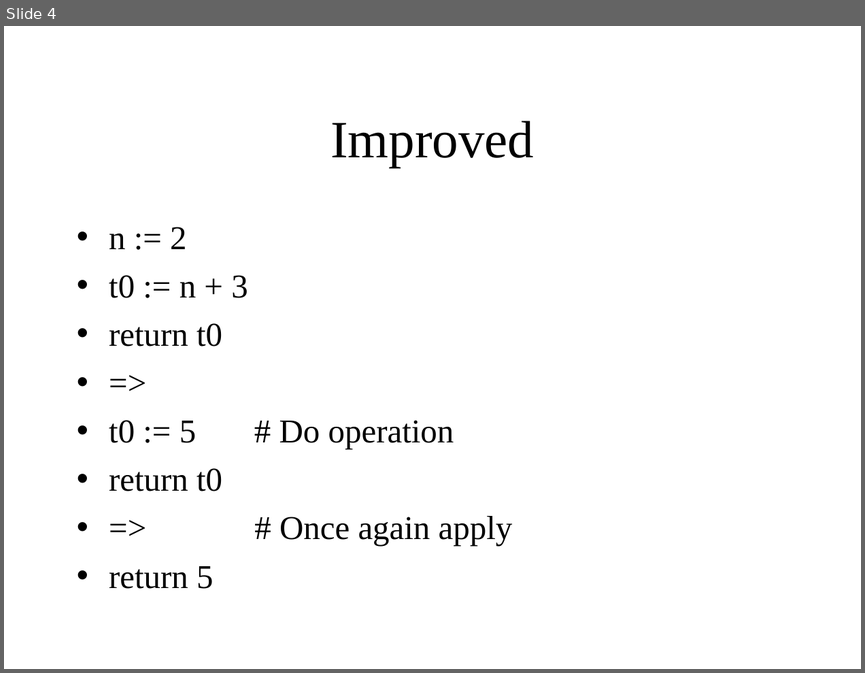
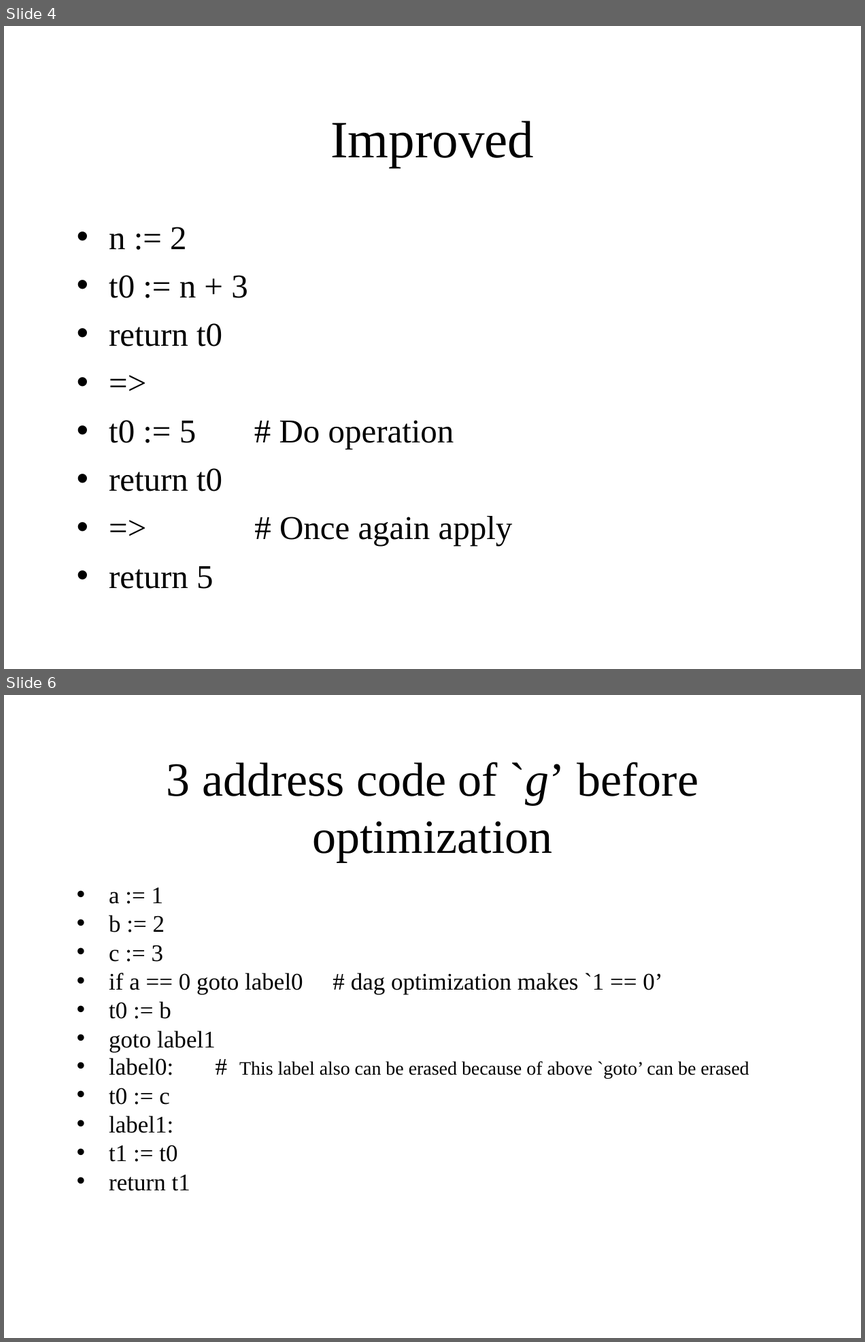
Before and after one commit to KeiHasegawa/hcc1_doc_ppt, a slide deck: 07_opt_imp_e.ppt. Shown one above the other, each under a label of ours: slide 4 before the commit, slides 4 and 6 after it; the slides between them are not shown. The pictures are 865x673 and 865x1342 pixels, drawn with LibreOffice and Linux fonts; fonts in the diff are those of the drawing. Boxes give left, top, right and bottom in pixels: in the first picture for what was removed or moved away, otherwise in the second. Text is boxed around its words. In the diff, an @@ line names an element or a change of style, - is before the commit and + after.

```diff
--- a/07_opt_imp_e.ppt
+++ b/07_opt_imp_e.ppt
@@ slide 6 added at (4, 695, 861, 1338), background #FFFFFF @@
@@ title added at (167, 762, 698, 862), 40 pt, text #000000 @@
+3 address code of `g’ before optimization
@@ text added at (109, 887, 749, 1191), 20 pt, text #000000 @@
+• a := 1
+• b := 2
+• c := 3
+• if a == 0 goto label0 # dag optimization makes `1 == 0’
+• t0 := b
+• goto label1
+• label0: # This label also can be erased because of above `goto’ can be erased
+• t0 := c
+• label1:
+• t1 := t0
+• return t1
```
Also in this commit, not shown: 1 slide changed, 3 other slides added, 3 other files.
